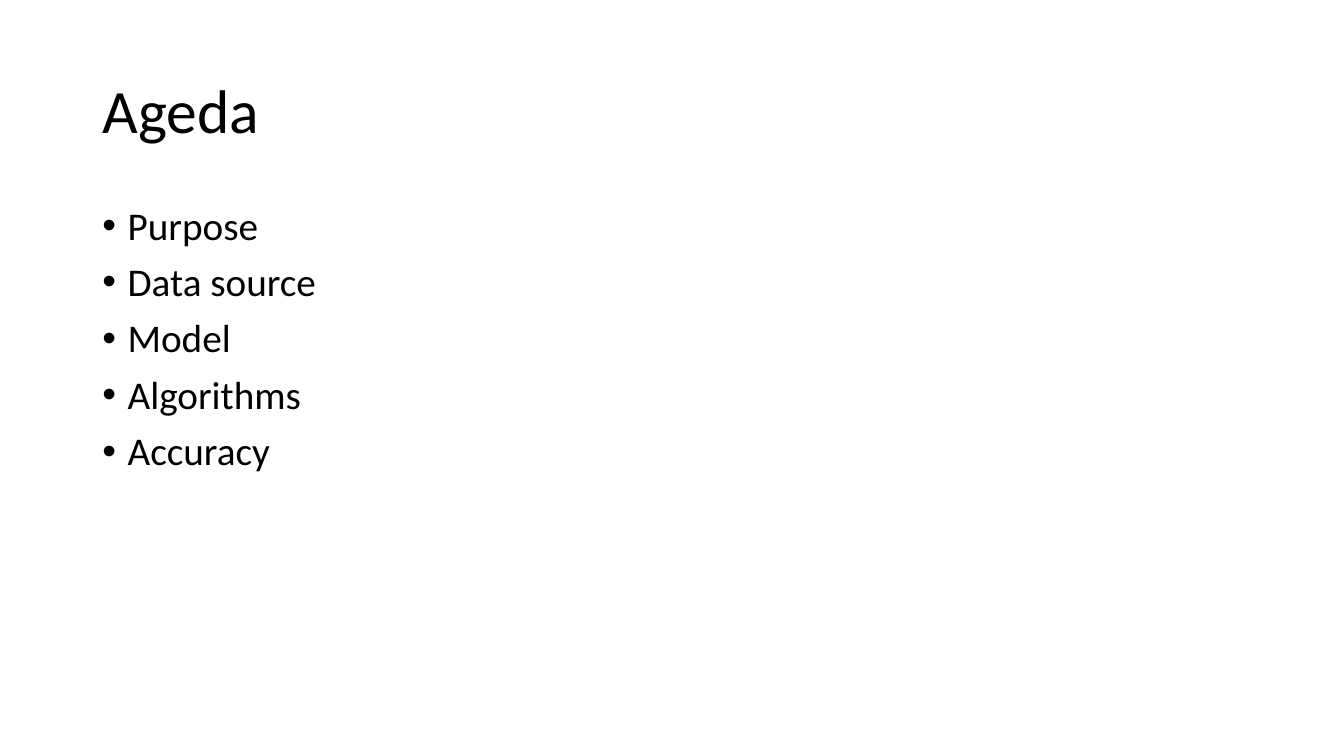
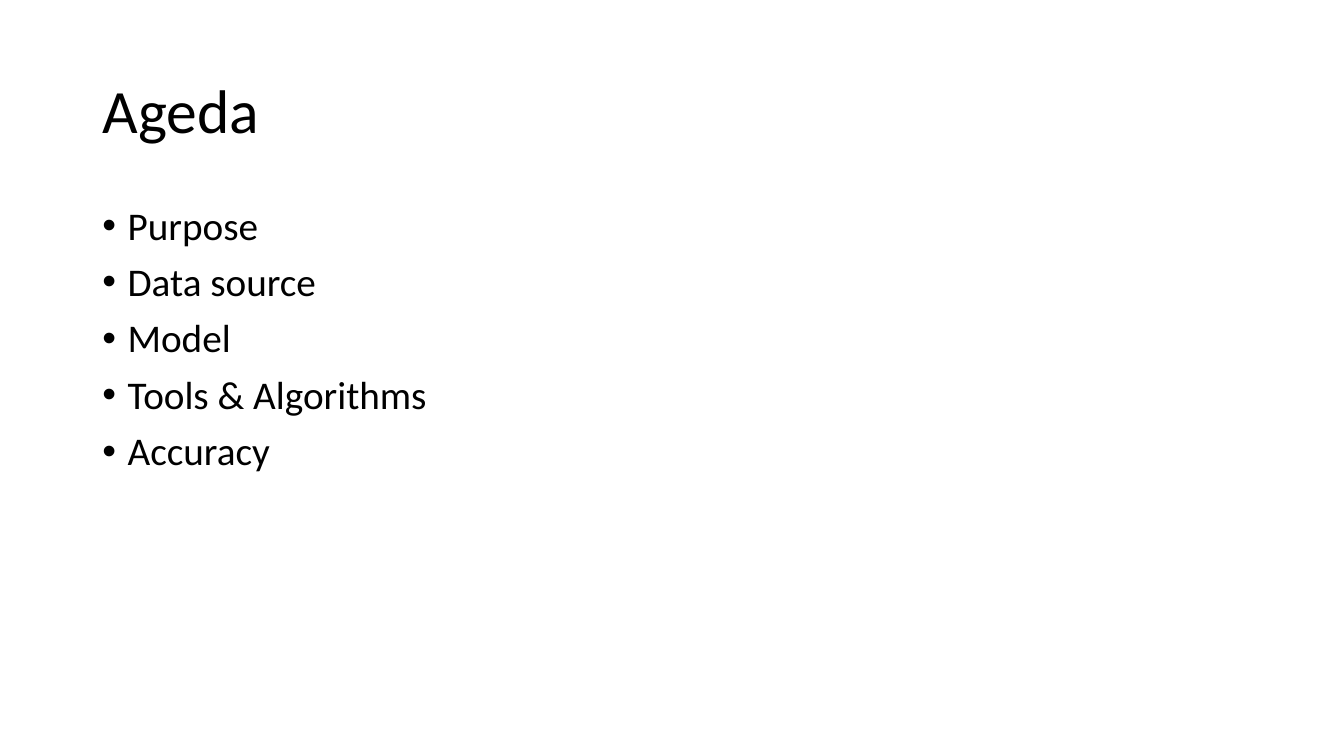
Before and after one commit to daizhen/ImagesCategory, a slide deck: slide 2 of src/demo/Auto category SM images.pptx. Drawn at 1344x756 pixels with LibreOffice and Linux fonts; fonts in the diff are those of the drawing. Boxes give left, top, right and bottom in pixels: in the first picture for what was removed or moved away, otherwise in the second. Text is boxed around its words. In the diff, an @@ line names an element or a change of style, - is before the commit and + after.

```diff
--- a/src/demo/Auto category SM images.pptx
+++ b/src/demo/Auto category SM images.pptx
@@ text at [128, 381, 426, 416]: text changed @@
-• Algorithms
+• Tools & Algorithms
```
Also in this commit, not shown: 3 other slides changed, 2 slides added, 1 slide removed, 1 other file.
